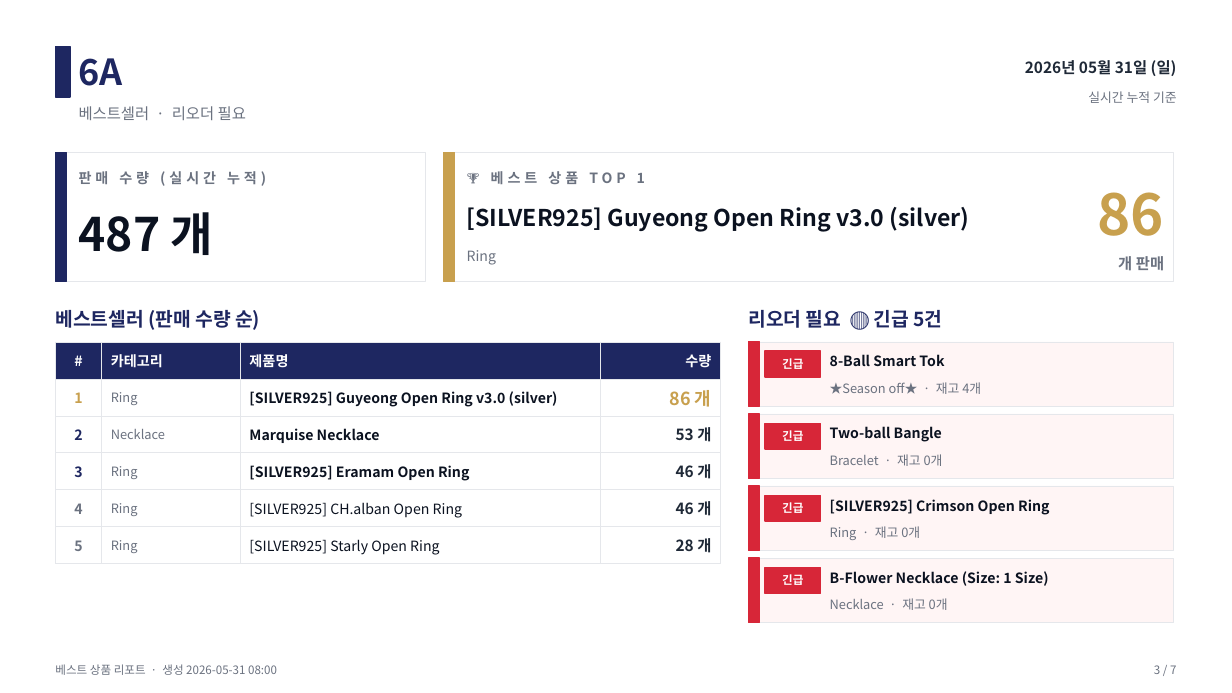
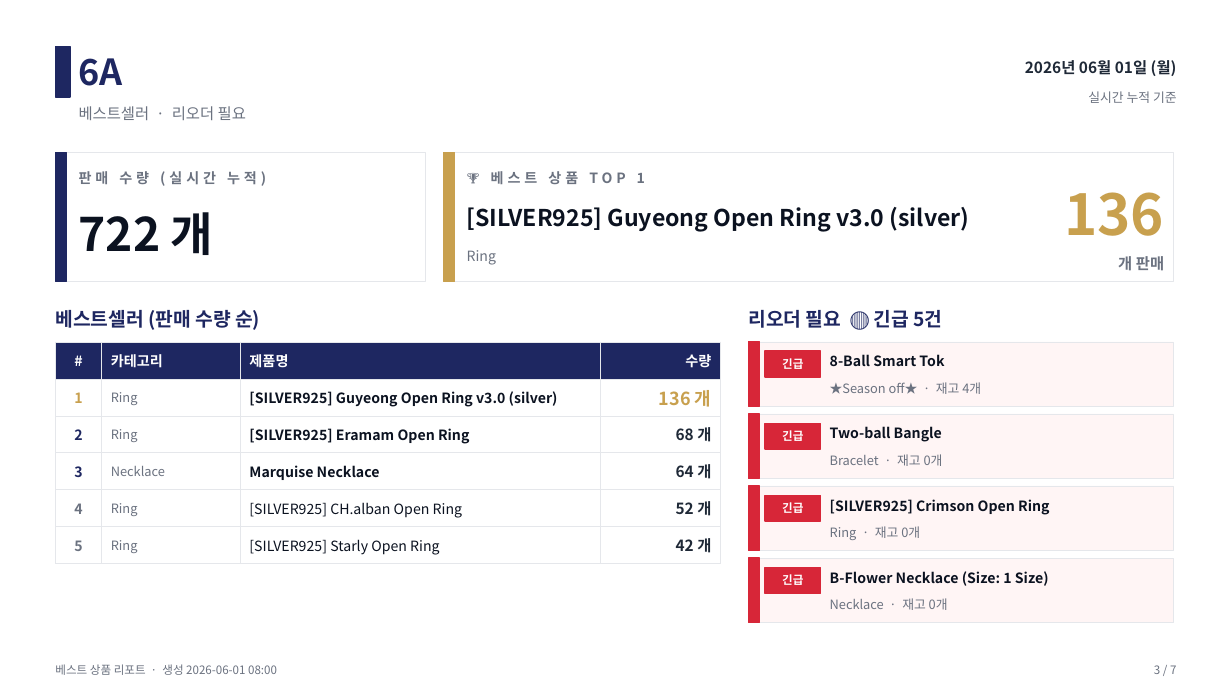
Before and after one commit to j65209/Brightbeed, a slide deck: slide 3 of data/sales-report.pptx. Drawn at 1232x693 pixels with LibreOffice and Linux fonts; fonts in the diff are those of the drawing. Boxes give left, top, right and bottom in pixels: in the first picture for what was removed or moved away, otherwise in the second. Text is boxed around its words. In the diff, an @@ line names an element or a change of style, - is before the commit and + after.

```diff
--- a/data/sales-report.pptx
+++ b/data/sales-report.pptx
@@ text at bbox=[1025, 60, 1177, 76]: text changed @@
-2026년 05월 31일 (일)
+2026년 06월 01일 (월)
@@ text at bbox=[1064, 192, 1164, 236]: text changed @@
-86
+136
@@ text at bbox=[79, 212, 214, 255]: text changed @@
-487 개
+722 개
@@ table at bbox=[55, 342, 721, 559] @@
-row 2, column 4: 86 개
+row 2, column 4: 136 개
-row 3: 2 | Necklace | Marquise Necklace | 53 개
+row 3: 2 | Ring | [SILVER925] Eramam Open Ring | 68 개
-row 4: 3 | Ring | [SILVER925] Eramam Open Ring | 46 개
+row 4: 3 | Necklace | Marquise Necklace | 64 개
-row 5, column 4: 46 개
+row 5, column 4: 52 개
-row 6, column 4: 28 개
+row 6, column 4: 42 개
@@ text at bbox=[55, 664, 277, 675]: text changed @@
-베스트 상품 리포트 · 생성 2026-05-31 08:00
+베스트 상품 리포트 · 생성 2026-06-01 08:00
```
Also in this commit, not shown: 6 other slides changed.
